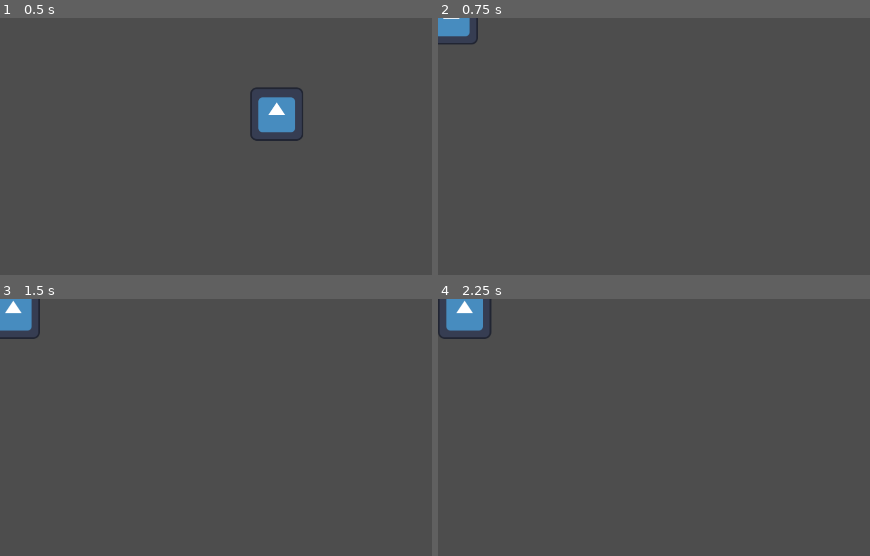
Above: before the commit, frames 1-4 (two rows, left to right).
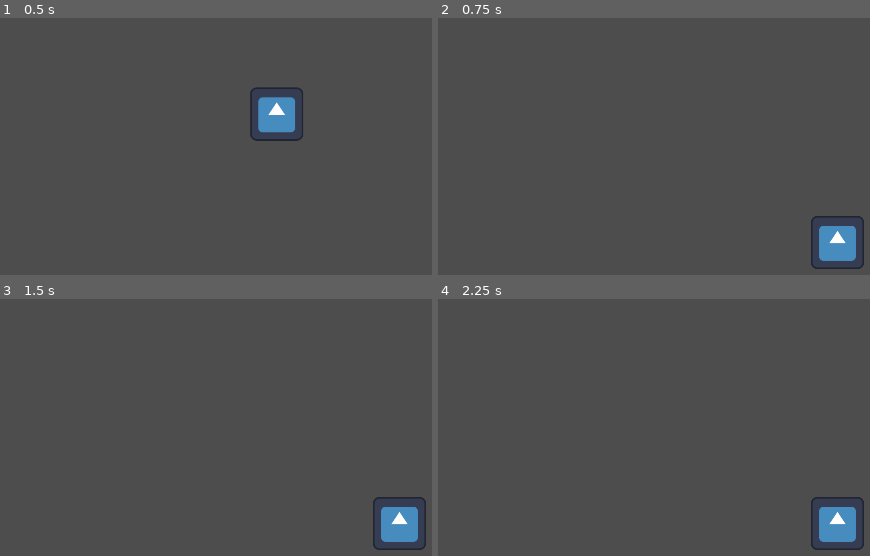
Above: after the commit, the same moments.

Repository: Aer0dev/2024_-openSW_Basic
Game: Godot game, scene res://Scenes/test_stage.tscn
Two runs of this game, one before a commit and one after it. Both use one fixed random seed, a clock stepped at 60 frames per second and the inputs below. The engine's default icon, where the game draws it, is replaced by a stand-in: a white triangle on a blue panel in a dark square.
Inputs:
- Up to frame 1 (0.5 s): no input
- Up to frame 2 (0.75 s): tap Enter at 0.5 s; hold D (right) from 0.53 s (still down); hold Z (rewind, bound only after the commit) from 0.53 s (still down)
- Up to frame 3 (1.5 s): tap Space at 1.25 s; release D (right) at 1.28 s; release Z (rewind, bound only after the commit) at 1.28 s; hold S (down) from 1.28 s (still down); tap Z (rewind, bound only after the commit) at 1.35 s
- Up to frame 4 (2.25 s): tap Enter at 2 s; release S (down) at 2.03 s; hold D (right) from 2.03 s (still down); hold Z (rewind, bound only after the commit) from 2.03 s (still down)

Frame 1 is identical in both runs. In frame 2, 2.1% of the frame differs, in the area x 0-99%, y 0-98%; in frame 3, 2.6%; in frame 4, 2.8%.

Commit message:
움직임 되감기 추가

Diff:
--- a/Assets/Character/baba/baba.gd
+++ b/Assets/Character/baba/baba.gd
@@ -1,19 +1,26 @@
 extends CharacterBody2D
 
-var curPos = [0,0]
+var curPos = Vector2(960, 540)
+var posStack = []
+
+func _ready():
+	posStack.push_back(curPos)  # 초기 위치를 스택에 추가합니다.
 
 func _input(event):
 	if event.is_action_pressed("right"):
-		curPos[0] += 32
+		curPos.x += 32
 	elif event.is_action_pressed("left"):
-		curPos[0] -= 32
+		curPos.x -= 32
 	elif event.is_action_pressed("up"):
-		curPos[1] -= 32
+		curPos.y -= 32
 	elif event.is_action_pressed("down"):
-		curPos[1] += 32
+		curPos.y += 32
+	elif event.is_action_pressed("rewind") and posStack.size() > 1:  # z 키가 눌렸고, 스택에 이전 위치가 있을 때만 실행합니다.
+		print("pressed rewind")
+		posStack.pop_back()  # 최신 위치 제거
+		curPos = posStack[posStack.size() - 1]  # 이전 위치를 현재 위치로 설정합니다.
 
+	self.position = curPos
 
-
-
-
-	self.position = Vector2(curPos[0], curPos[1])
+	if event.is_action_pressed("right") or event.is_action_pressed("left") or event.is_action_pressed("up") or event.is_action_pressed("down"):
+		posStack.push_back(curPos)  # 새로운 위치를 스택에 추가합니다.
--- a/project.godot
+++ b/project.godot
@@ -47,3 +47,8 @@
 , Object(InputEventKey,"resource_local_to_scene":false,"resource_name":"","device":-1,"window_id":0,"alt_pressed":false …(186 unchanged characters)…
 ]
 }
+rewind={
+"deadzone": 0.5,
+"events": [Object(InputEventKey,"resource_local_to_scene":false,"resource_name":"","device":-1,"window_id":0,"alt_pressed":false,"shift_pressed":false,"ctrl_pressed":false,"meta_pressed":false,"pressed":false,"keycode":0,"physical_keycode":90,"key_label":0,"unicode":122,"location":0,"echo":false,"script":null)
+]
+}
